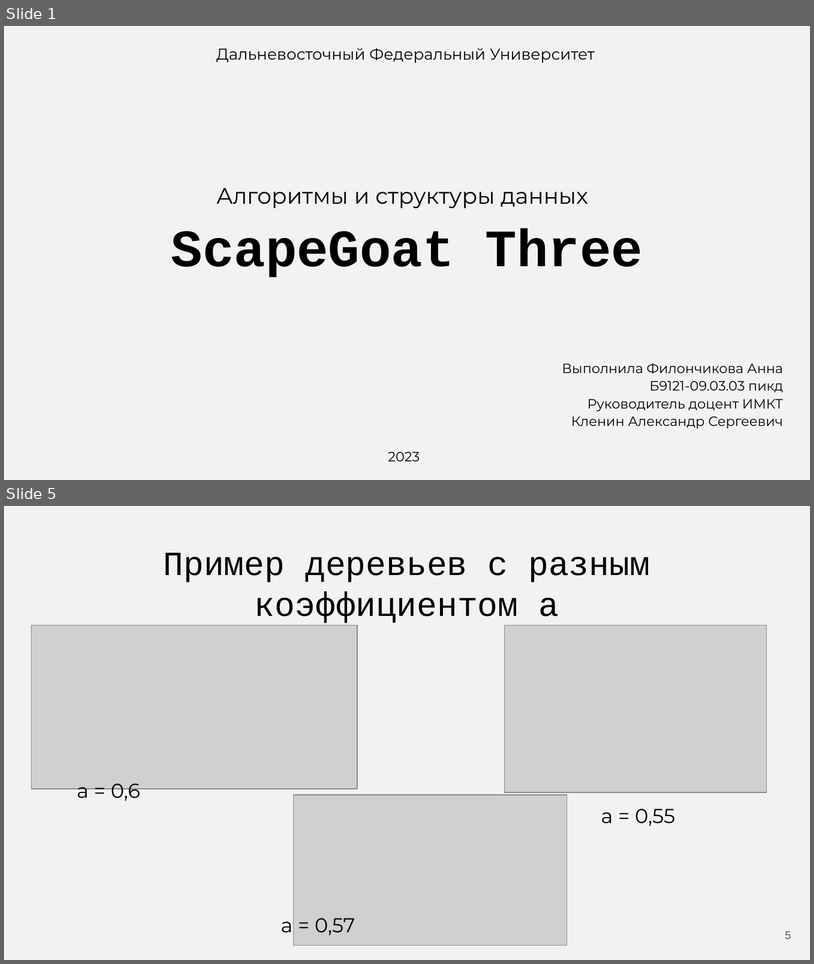
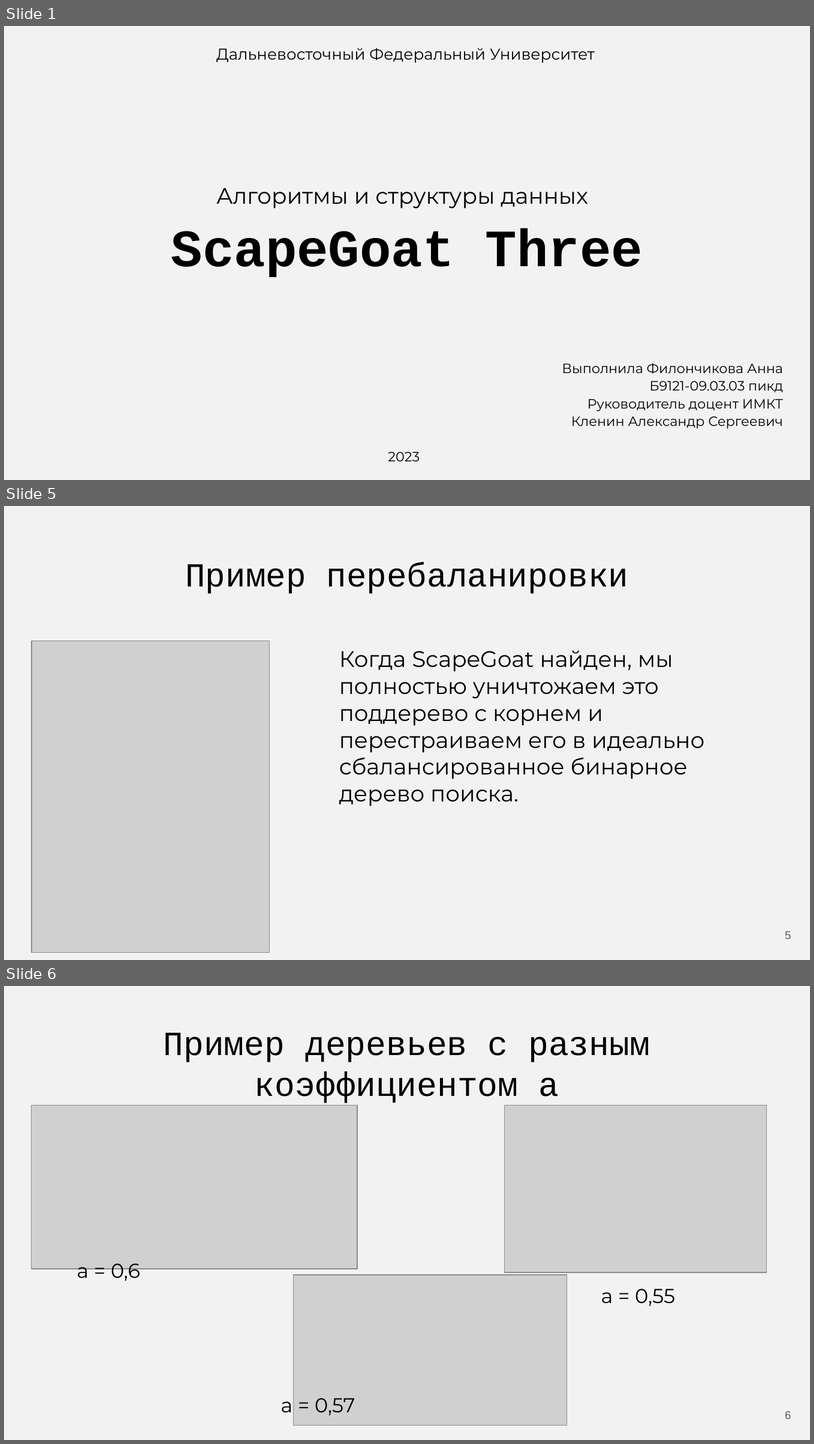
Before and after one commit to Flnchkv/ScapeGoat_Three, a slide deck: ScapeGoat Three.pptx. Shown one above the other, each under a label of ours: slides 1 and 5 before the commit, slides 1, 5 and 6 after it; the slides between them are not shown. The pictures are 814x964 and 814x1444 pixels, drawn with LibreOffice and Linux fonts; fonts in the diff are those of the drawing; grey boxes stand for pictures. Boxes give left, top, right and bottom in pixels: in the first picture for what was removed or moved away, otherwise in the second. Text is boxed around its words. In the diff, an @@ line names an element or a change of style, - is before the commit and + after.

```diff
--- a/ScapeGoat Three.pptx
+++ b/ScapeGoat Three.pptx
@@ slide 5 added at (4, 506, 810, 960), background #F2F2F2 @@
@@ title added at (185, 562, 629, 594), 30 pt, text #000000 @@
+Пример перебаланировки
@@ picture added at (32, 640, 269, 952) @@
@@ text added at (339, 650, 705, 806), 20 pt, text #000000 @@
+Когда ScapeGoat найден, мы полностью уничтожаем это поддерево с корнем и перестраиваем его в идеально сбалансированное бинарное дерево поиска.
@@ page number added at (785, 931, 791, 939), 10 pt, text #595959 @@
+5
@@ what was slide 5 is now slide 6 @@
@@ page number at (785, 1411, 791, 1419): text changed @@
-5
+6
```
Also in this commit, not shown: 3 slides changed, 1 other slide added, 2 slides removed, 1 other file.
